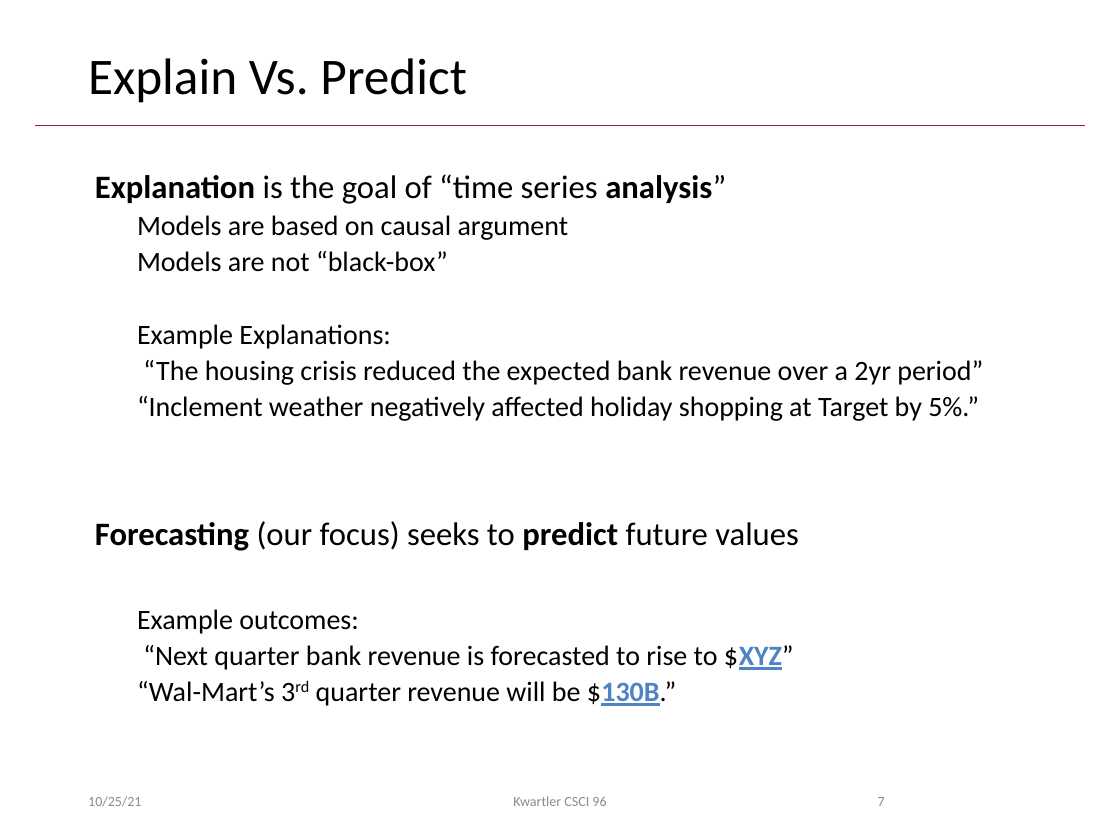
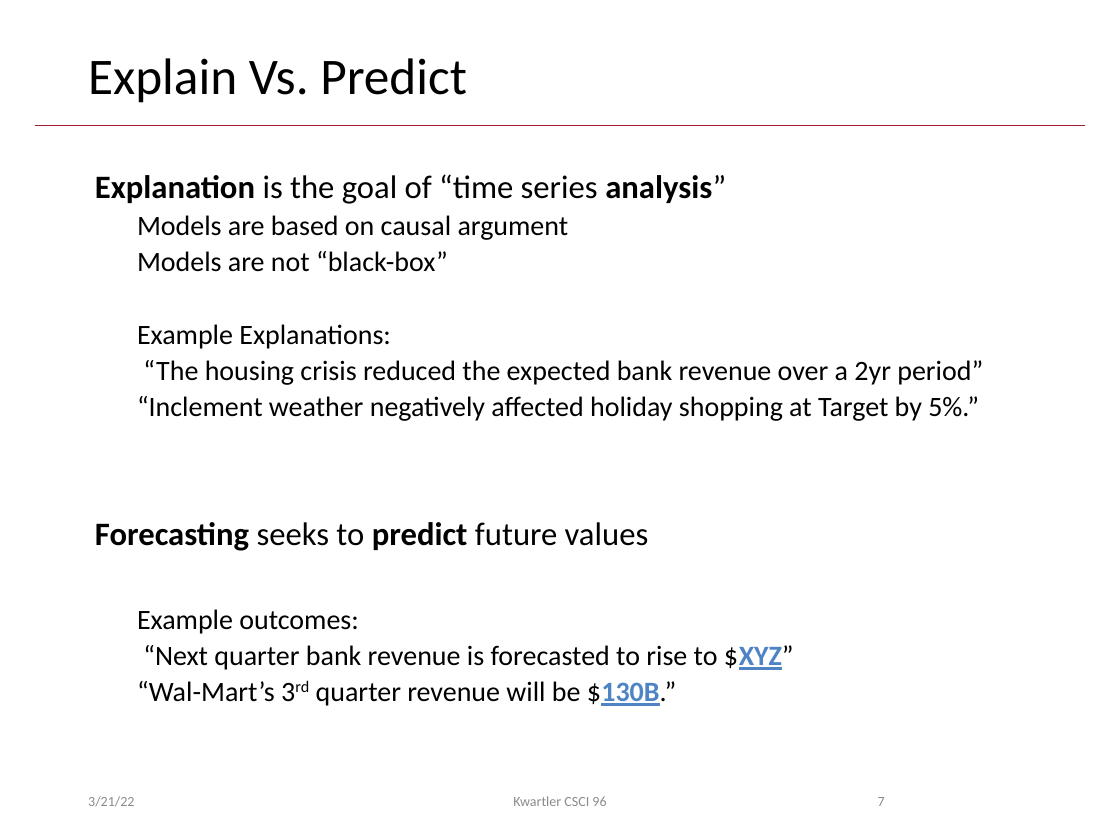
Before and after one commit to kwartler/Harvard_DataMining_Business_Student, a slide deck: slide 7 of Lessons/G_RF_TimeSeries/TimeSeries.pptx. Drawn at 1120x840 pixels with LibreOffice and Linux fonts; fonts in the diff are those of the drawing; background and template pictures are left out. Boxes give left, top, right and bottom in pixels: in the first picture for what was removed or moved away, otherwise in the second. Text is boxed around its words. In the diff, an @@ line names an element or a change of style, - is before the commit and + after.

Commit message:
add small changes and include HW forecast in appendix

```diff
--- a/Lessons/G_RF_TimeSeries/TimeSeries.pptx
+++ b/Lessons/G_RF_TimeSeries/TimeSeries.pptx
@@ text at (x1=95, y1=522, x2=649, y2=551): text changed @@
-Forecasting (our focus) seeks to predict future values
+Forecasting seeks to predict future values
@@ text at (x1=88, y1=796, x2=134, y2=807): text changed @@
-10/25/21
+3/21/22
```
Also in this commit, not shown: 51 other slides changed, 6 other files.
